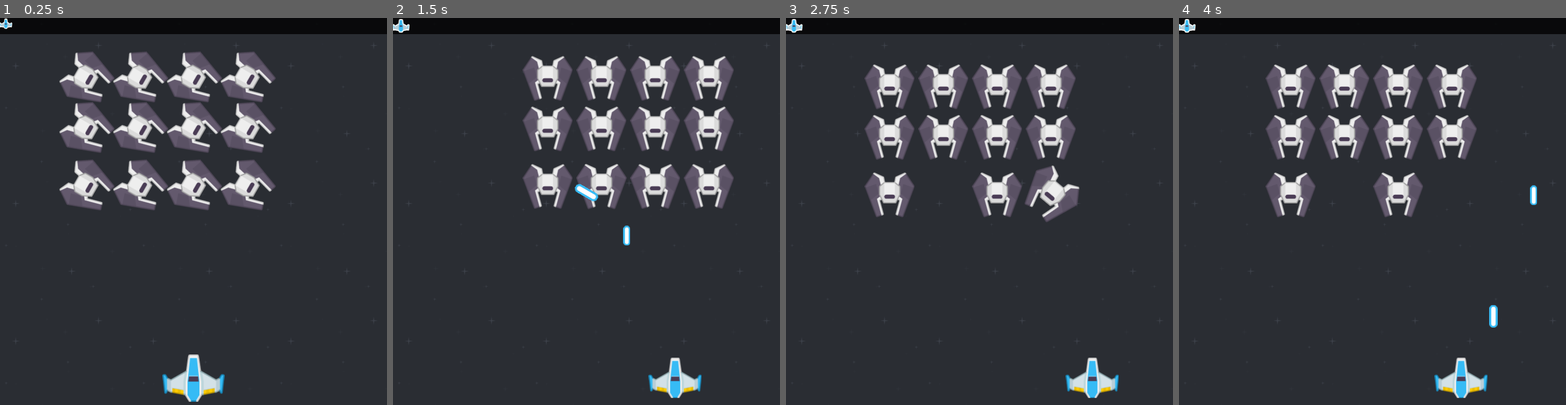
Above: before the commit, frames 1-4 (left to right).
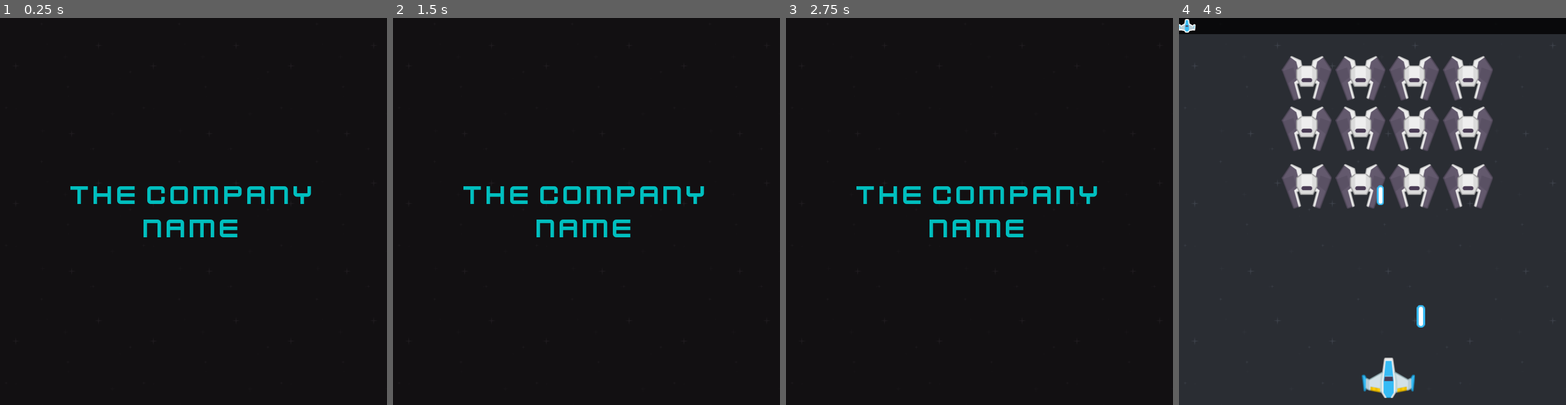
Above: after the commit, the same moments.

Repository: MatiasVME/Spaceship3000
Game: Godot game, scene res://MainScreens/Splash/Splash.tscn
Two runs of this game, one before a commit and one after it. Both use one fixed random seed, a clock stepped at 60 frames per second and the inputs below. Before the commit the project starts from res://Game/Levels/Level.tscn.
Inputs:
- Up to frame 1 (0.25 s): no input
- Up to frame 2 (1.5 s): tap Enter (ui_accept) at 0.5, 0.77 s; hold Right (ui_right) 0.53-1.28 s; hold Left (ui_left) from 1.28 s (still down)
- Up to frame 3 (2.75 s): tap Enter (ui_accept) at 1.52 s; release Left (ui_left) at 2.03 s; hold Right (ui_right) from 2.03 s (still down)
- Up to frame 4 (4 s): tap Enter (ui_accept) at 3.02, 3.77 s; release Right (ui_right) at 3.53 s; hold Left (ui_left) from 3.53 s (still down)

The runs differ from the first frame. In frame 1, 96% of the frame differs, in the area x 0-100%, y 0-100%; in frame 2, 96%; in frame 3, 96%; in frame 4, 17%.

Commit message:
Se cambia el render a Mobile

Diff:
--- a/Autoloads/Curtain.gd
+++ b/Autoloads/Curtain.gd
@@ -1,10 +1,10 @@
 extends Control
 
 func change_scene_to_file(scene):
-	await get_tree().create_timer(1.0).timeout
+	$Anim.play("show")
+	await $Anim.animation_finished
 
-	$Anim.play("show")
 	get_tree().change_scene_to_file(scene)
+
 	$Anim.play_backwards("show")
-
-	await get_tree().create_timer(1.0).timeout
+	await $Anim.animation_finished
--- a/Autoloads/Curtain.tscn
+++ b/Autoloads/Curtain.tscn
@@ -14,12 +14,12 @@
 "times": PackedFloat32Array(0),
 "transitions": PackedFloat32Array(1),
 "update": 0,
-"values": [Color(0, 0, 0, 1)]
+"values": [Color(0, 0, 0, 0)]
 }
 
 [sub_resource type="Animation" id="Animation_csg6p"]
 resource_name = "show"
-length = 0.4
+length = 3.0
 tracks/0/type = "value"
 tracks/0/imported = false
 tracks/0/enabled = true
@@ -27,7 +27,7 @@
 tracks/0/interp = 1
 tracks/0/loop_wrap = true
 tracks/0/keys = {
-"times": PackedFloat32Array(0, 0.4),
+"times": PackedFloat32Array(0, 3),
 "transitions": PackedFloat32Array(0.5, 0.5),
 "update": 0,
 "values": [Color(0, 0, 0, 0), Color(0, 0, 0, 1)]
@@ -55,9 +55,10 @@
 anchor_bottom = 1.0
 grow_horizontal = 2
 grow_vertical = 2
-color = Color(0, 0, 0, 1)
+color = Color(0, 0, 0, 0)
 
 [node name="Anim" type="AnimationPlayer" parent="."]
+autoplay = "show"
 libraries = {
 "": SubResource("AnimationLibrary_70duv")
 }
--- a/Autoloads/Main.gd
+++ b/Autoloads/Main.gd
@@ -26,5 +26,4 @@
 
 
 func _on_game_over():
-	Curtain.change_scene_to_file("res://MainScreens/GameOver/GameOver.tscn")
-	pass
+	get_tree().change_scene_to_file("res://MainScreens/GameOver/GameOver.tscn")
--- a/Game/Enemies/Enemy.tscn
+++ b/Game/Enemies/Enemy.tscn
@@ -1,89 +1,89 @@
-[gd_scene load_steps=27 format=3 uid="uid://bvd4isox7pe3i"]
+[gd_scene load_steps=27 format=3 uid="uid://caqm3mnfdkd3"]
 
 [ext_resource type="Script" path="res://Game/Enemies/Enemy.gd" id="1_dqgwq"]
-[ext_resource type="Texture2D" uid="uid://b6ekc8u7p3l6i" path="res://Art/enemyBlack1.png" id="1_lhmjv"]
-[ext_resource type="Texture2D" uid="uid://c4yxteib7umet" path="res://Art/enemyBlack2.png" id="2_c0tdn"]
-[ext_resource type="Texture2D" uid="uid://ct3dm3y54cs7b" path="res://Art/enemyBlack3.png" id="3_kbqxf"]
-[ext_resource type="Texture2D" uid="uid://c4gaujxifwofr" path="res://Art/enemyBlack4.png" id="4_6plhp"]
-[ext_resource type="Texture2D" uid="uid://bnto27tl0h428" path="res://Art/enemyBlack5.png" id="5_avavr"]
-[ext_resource type="Texture2D" uid="uid://3e703r4es40k" path="res://Art/enemyBlue1.png" id="6_asod7"]
-[ext_resource type="Texture2D" uid="uid://dudc8f076vqqw" path="res://Art/enemyBlue2.png" id="7_epn5l"]
-[ext_resource type="Texture2D" uid="uid://cg5yr4novwyye" path="res://Art/enemyBlue3.png" id="8_f0ewl"]
-[ext_resource type="Texture2D" uid="uid://mv6idbo51exs" path="res://Art/enemyBlue4.png" id="9_h3fh3"]
-[ext_resource type="Texture2D" uid="uid://bgpuoxctk8d6h" path="res://Art/enemyBlue5.png" id="10_xxb40"]
-[ext_resource type="Texture2D" uid="uid://dlcq3r007xcs4" path="res://Art/enemyGreen1.png" id="11_opf3j"]
-[ext_resource type="Texture2D" uid="uid://bhop4h4cu0cw6" path="res://Art/enemyGreen2.png" id="12_gbx2j"]
-[ext_resource type="Texture2D" uid="uid://cem5fja4g7eg3" path="res://Art/enemyGreen3.png" id="13_yttx4"]
-[ext_resource type="Texture2D" uid="uid://dt0mucam5q781" path="res://Art/enemyGreen4.png" id="14_nxf8t"]
-[ext_resource type="Texture2D" uid="uid://brbgis3e2fxp0" path="res://Art/enemyGreen5.png" id="15_fgnic"]
-[ext_resource type="Texture2D" uid="uid://cljnwcus1lld1" path="res://Art/enemyRed1.png" id="16_powlt"]
-[ext_resource type="Texture2D" uid="uid://bd4xbc1cj86w7" path="res://Art/enemyRed2.png" id="17_cgx1o"]
-[ext_resource type="Texture2D" uid="uid://b4hps66h86blx" path="res://Art/enemyRed3.png" id="18_jc2l1"]
-[ext_resource type="Texture2D" uid="uid://dyn7rvo366i0d" path="res://Art/enemyRed4.png" id="19_1sncd"]
-[ext_resource type="Texture2D" uid="uid://6xpqnvyx33do" path="res://Art/enemyRed5.png" id="20_k0a2i"]
+[ext_resource type="Texture2D" uid="uid://b6ekc8u7p3l6i" path="res://Game/Enemies/EnemySkin/enemyBlack1.png" id="2_q8vpd"]
+[ext_resource type="Texture2D" uid="uid://c4yxteib7umet" path="res://Game/Enemies/EnemySkin/enemyBlack2.png" id="3_pl2pu"]
+[ext_resource type="Texture2D" uid="uid://ct3dm3y54cs7b" path="res://Game/Enemies/EnemySkin/enemyBlack3.png" id="4_2sd70"]
+[ext_resource type="Texture2D" uid="uid://c4gaujxifwofr" path="res://Game/Enemies/EnemySkin/enemyBlack4.png" id="5_23uke"]
+[ext_resource type="Texture2D" uid="uid://bnto27tl0h428" path="res://Game/Enemies/EnemySkin/enemyBlack5.png" id="6_ujsc0"]
+[ext_resource type="Texture2D" uid="uid://3e703r4es40k" path="res://Game/Enemies/EnemySkin/enemyBlue1.png" id="7_dfbed"]
+[ext_resource type="Texture2D" uid="uid://dudc8f076vqqw" path="res://Game/Enemies/EnemySkin/enemyBlue2.png" id="8_tcxpr"]
+[ext_resource type="Texture2D" uid="uid://cg5yr4novwyye" path="res://Game/Enemies/EnemySkin/enemyBlue3.png" id="9_bkonb"]
+[ext_resource type="Texture2D" uid="uid://mv6idbo51exs" path="res://Game/Enemies/EnemySkin/enemyBlue4.png" id="10_rva8b"]
+[ext_resource type="Texture2D" uid="uid://bgpuoxctk8d6h" path="res://Game/Enemies/EnemySkin/enemyBlue5.png" id="11_yidk5"]
+[ext_resource type="Texture2D" uid="uid://dlcq3r007xcs4" path="res://Game/Enemies/EnemySkin/enemyGreen1.png" id="12_4haio"]
+[ext_resource type="Texture2D" uid="uid://bhop4h4cu0cw6" path="res://Game/Enemies/EnemySkin/enemyGreen2.png" id="13_c0g2d"]
+[ext_resource type="Texture2D" uid="uid://cem5fja4g7eg3" path="res://Game/Enemies/EnemySkin/enemyGreen3.png" id="14_u3v1h"]
+[ext_resource type="Texture2D" uid="uid://dt0mucam5q781" path="res://Game/Enemies/EnemySkin/enemyGreen4.png" id="15_migi6"]
+[ext_resource type="Texture2D" uid="uid://brbgis3e2fxp0" path="res://Game/Enemies/EnemySkin/enemyGreen5.png" id="16_huiem"]
+[ext_resource type="Texture2D" uid="uid://cljnwcus1lld1" path="res://Game/Enemies/EnemySkin/enemyRed1.png" id="17_5w44a"]
+[ext_resource type="Texture2D" uid="uid://bd4xbc1cj86w7" path="res://Game/Enemies/EnemySkin/enemyRed2.png" id="18_nh3j6"]
+[ext_resource type="Texture2D" uid="uid://b4hps66h86blx" path="res://Game/Enemies/EnemySkin/enemyRed3.png" id="19_2k1ge"]
+[ext_resource type="Texture2D" uid="uid://dyn7rvo366i0d" path="res://Game/Enemies/EnemySkin/enemyRed4.png" id="20_03fp3"]
+[ext_resource type="Texture2D" uid="uid://6xpqnvyx33do" path="res://Game/Enemies/EnemySkin/enemyRed5.png" id="21_hfp36"]
 
 [sub_resource type="SpriteFrames" id="SpriteFrames_rdbtg"]
 animations = [{
 "frames": [{
 "duration": 1.0,
-"texture": ExtResource("1_lhmjv")
+"texture": ExtResource("2_q8vpd")
 }, {
 "duration": 1.0,
-"texture": ExtResource("2_c0tdn")
+"texture": ExtResource("3_pl2pu")
 }, {
 "duration": 1.0,
-"texture": ExtResource("3_kbqxf")
+"texture": ExtResource("4_2sd70")
 }, {
 "duration": 1.0,
-"texture": ExtResource("4_6plhp")
+"texture": ExtResource("5_23uke")
 }, {
 "duration": 1.0,
-"texture": ExtResource("5_avavr")
+"texture": ExtResource("6_ujsc0")
 }, {
 "duration": 1.0,
-"texture": ExtResource("6_asod7")
+"texture": ExtResource("7_dfbed")
 }, {
 "duration": 1.0,
-"texture": ExtResource("7_epn5l")
+"texture": ExtResource("8_tcxpr")
 }, {
 "duration": 1.0,
-"texture": ExtResource("8_f0ewl")
+"texture": ExtResource("9_bkonb")
 }, {
 "duration": 1.0,
-"texture": ExtResource("9_h3fh3")
+"texture": ExtResource("10_rva8b")
 }, {
 "duration": 1.0,
-"texture": ExtResource("10_xxb40")
+"texture": ExtResource("11_yidk5")
 }, {
 "duration": 1.0,
-"texture": ExtResource("11_opf3j")
+"texture": ExtResource("12_4haio")
 }, {
 "duration": 1.0,
-"texture": ExtResource("12_gbx2j")
+"texture": ExtResource("13_c0g2d")
 }, {
 "duration": 1.0,
-"texture": ExtResource("13_yttx4")
+"texture": ExtResource("14_u3v1h")
 }, {
 "duration": 1.0,
-"texture": ExtResource("14_nxf8t")
+"texture": ExtResource("15_migi6")
 }, {
 "duration": 1.0,
-"texture": ExtResource("15_fgnic")
+"texture": ExtResource("16_huiem")
 }, {
 "duration": 1.0,
-"texture": ExtResource("16_powlt")
+"texture": ExtResource("17_5w44a")
 }, {
 "duration": 1.0,
-"texture": ExtResource("17_cgx1o")
+"texture": ExtResource("18_nh3j6")
 }, {
 "duration": 1.0,
-"texture": ExtResource("18_jc2l1")
+"texture": ExtResource("19_2k1ge")
 }, {
 "duration": 1.0,
-"texture": ExtResource("19_1sncd")
+"texture": ExtResource("20_03fp3")
 }, {
 "duration": 1.0,
-"texture": ExtResource("20_k0a2i")
+"texture": ExtResource("21_hfp36")
 }],
 "loop": true,
 "name": &"level",
--- a/Game/Players/Player.tscn
+++ b/Game/Players/Player.tscn
@@ -1,110 +1,21 @@
-[gd_scene load_steps=17 format=3 uid="uid://b51q6xeg4gthp"]
+[gd_scene load_steps=8 format=3 uid="uid://b51q6xeg4gthp"]
 
 [ext_resource type="Texture2D" uid="uid://b5a8rv0532bbp" path="res://Game/Players/Blue/playerShip1_blue.png" id="1_6pm8v"]
 [ext_resource type="Script" path="res://Game/Players/Player.gd" id="1_pewy0"]
-[ext_resource type="Texture2D" uid="uid://bxvcqw0p7gjx3" path="res://Game/Players/Blue/playerShip2_blue.png" id="2_3n4jo"]
-[ext_resource type="Texture2D" uid="uid://bm1ut77di12i3" path="res://Game/Players/Blue/playerShip3_blue.png" id="3_boky5"]
-[ext_resource type="Texture2D" uid="uid://dw1kw7ba420j6" path="res://Game/Players/Green/playerShip1_green.png" id="4_o44fc"]
-[ext_resource type="Texture2D" uid="uid://1bcansnamxlj" path="res://Game/Players/Green/playerShip2_green.png" id="5_hb5o3"]
-[ext_resource type="Texture2D" uid="uid://cebc1i21sf8yf" path="res://Game/Players/Green/playerShip3_green.png" id="6_0k74e"]
-[ext_resource type="Texture2D" uid="uid://yt3fdntjidh1" path="res://Game/Players/Red/playerShip1_orange.png" id="7_x6dbu"]
-[ext_resource type="Texture2D" uid="uid://la2co7rgnfgi" path="res://Game/Players/Red/playerShip2_orange.png" id="8_7vtj6"]
-[ext_resource type="Texture2D" uid="uid://d3trwj4g7lkmd" path="res://Game/Players/Red/playerShip3_orange.png" id="9_w0twu"]
-
-[sub_resource type="SpriteFrames" id="SpriteFrames_v1bje"]
-animations = [{
-"frames": [{
-"duration": 1.0,
-"texture": ExtResource("1_6pm8v")
-}, {
-"duration": 1.0,
-"texture": ExtResource("2_3n4jo")
-}, {
-"duration": 1.0,
-"texture": ExtResource("3_boky5")
-}],
-"loop": true,
-"name": &"blue",
-"speed": 5.0
-}, {
-"frames": [{
-"duration": 1.0,
-"texture": ExtResource("4_o44fc")
-}, {
-"duration": 1.0,
-"texture": ExtResource("5_hb5o3")
-}, {
-"duration": 1.0,
-"texture": ExtResource("6_0k74e")
-}],
-"loop": true,
-"name": &"green",
-"speed": 5.0
-}, {
-"frames": [{
-"duration": 1.0,
-"texture": ExtResource("7_x6dbu")
-}, {
-"duration": 1.0,
-"texture": ExtResource("8_7vtj6")
-}, {
-"duration": 1.0,
-"texture": ExtResource("9_w0twu")
-}],
-"loop": true,
-"name": &"red",
-"speed": 5.0
-}]
 
 [sub_resource type="CircleShape2D" id="CircleShape2D_kq478"]
 radius = 30.0
 
 [sub_resource type="Animation" id="Animation_3dthj"]
 length = 0.001
-tracks/0/type = "value"
-tracks/0/imported = false
-tracks/0/enabled = true
-tracks/0/path = NodePath("Sprites:scale")
-tracks/0/interp = 1
-tracks/0/loop_wrap = true
-tracks/0/keys = {
-"times": PackedFloat32Array(0),
-"transitions": PackedFloat32Array(1),
-"update": 0,
-"values": [Vector2(1, 1)]
-}
+
+[sub_resource type="Animation" id="Animation_vm2ro"]
+resource_name = "dead"
+length = 0.6
 
 [sub_resource type="Animation" id="Animation_vrc7q"]
 resource_name = "show"
 length = 0.6
-tracks/0/type = "value"
-tracks/0/imported = false
-tracks/0/enabled = true
-tracks/0/path = NodePath("Sprites:scale")
-tracks/0/interp = 1
-tracks/0/loop_wrap = true
-tracks/0/keys = {
-"times": PackedFloat32Array(0, 0.3, 0.6),
-"transitions": PackedFloat32Array(0.5, 2, 1),
-"update": 0,
-"values": [Vector2(1e-05, 1e-05), Vector2(1.2, 1.2), Vector2(1, 1)]
-}
-
-[sub_resource type="Animation" id="Animation_vm2ro"]
-resource_name = "dead"
-length = 0.6
-tracks/0/type = "value"
-tracks/0/imported = false
-tracks/0/enabled = true
-tracks/0/path = NodePath("Sprites:scale")
-tracks/0/interp = 1
-tracks/0/loop_wrap = true
-tracks/0/keys = {
-"times": PackedFloat32Array(0, 0.3, 0.6),
-"transitions": PackedFloat32Array(0.5, 2, 0.5),
-"update": 0,
-"values": [Vector2(1, 1), Vector2(1.2, 1.2), Vector2(1e-05, 1e-05)]
-}
 
 [sub_resource type="AnimationLibrary" id="AnimationLibrary_buk0b"]
 _data = {
@@ -116,9 +27,8 @@
 [node name="Player" type="Area2D"]
 script = ExtResource("1_pewy0")
 
-[node name="Sprites" type="AnimatedSprite2D" parent="."]
-sprite_frames = SubResource("SpriteFrames_v1bje")
-animation = &"blue"
+[node name="Sprite" type="Sprite2D" parent="."]
+texture = ExtResource("1_6pm8v")
 
 [node name="Collision" type="CollisionShape2D" parent="."]
 shape = SubResource("CircleShape2D_kq478")
--- /dev/null
+++ b/MainScreens/Splash/Splash.gd
@@ -0,0 +1,4 @@
+extends Control
+
+func _ready():
+	Curtain.change_scene_to_file("res://Game/Levels/Level.tscn")
--- /dev/null
+++ b/MainScreens/Splash/Splash.tscn
@@ -0,0 +1,50 @@
+[gd_scene load_steps=5 format=3 uid="uid://csdmur7fhb733"]
+
+[ext_resource type="Script" path="res://MainScreens/Splash/Splash.gd" id="1_xipwu"]
+[ext_resource type="Texture2D" uid="uid://b8pklt5b1wj2e" path="res://Backgrounds/black.png" id="2_n6gba"]
+[ext_resource type="FontFile" uid="uid://d4lwwgbtr4u4d" path="res://Fonts/kenvector_future.ttf" id="3_27lam"]
+
+[sub_resource type="LabelSettings" id="LabelSettings_83vhw"]
+font = ExtResource("3_27lam")
+font_size = 52
+font_color = Color(0, 0.74902, 0.74902, 1)
+
+[node name="Splash" type="Control"]
+layout_mode = 3
+anchors_preset = 15
+anchor_right = 1.0
+anchor_bottom = 1.0
+grow_horizontal = 2
+grow_vertical = 2
+script = ExtResource("1_xipwu")
+
+[node name="Background" type="TextureRect" parent="."]
+layout_mode = 1
+anchors_preset = 15
+anchor_right = 1.0
+anchor_bottom = 1.0
+grow_horizontal = 2
+grow_vertical = 2
+texture = ExtResource("2_n6gba")
+stretch_mode = 1
+
+[node name="Center" type="CenterContainer" parent="."]
+layout_mode = 1
+anchors_preset = 8
+anchor_left = 0.5
+anchor_top = 0.5
+anchor_right = 0.5
+anchor_bottom = 0.5
+offset_left = -20.0
+offset_top = -20.0
+offset_right = 20.0
+offset_bottom = 20.0
+grow_horizontal = 2
+grow_vertical = 2
+
+[node name="GameOver" type="Label" parent="Center"]
+layout_mode = 2
+text = "THE COMPANY
+NAME"
+label_settings = SubResource("LabelSettings_83vhw")
+horizontal_alignment = 1
--- a/project.godot
+++ b/project.godot
@@ -11,7 +11,7 @@
 [application]
 
 config/name="Spaceship 3000"
-run/main_scene="res://Game/Levels/Level.tscn"
+run/main_scene="res://MainScreens/Splash/Splash.tscn"
 config/features=PackedStringArray("4.0", "GL Compatibility")
 config/icon="res://icon.svg"
 
@@ -29,4 +29,4 @@
 
 [rendering]
 
-renderer/rendering_method="gl_compatibility"
+renderer/rendering_method="mobile"
Not shown: 1 places in Autoloads/Curtain.tscn that only renumber resources
Renamed: Art/enemyBlack1.png -> Game/Enemies/EnemySkin/enemyBlack1.png
Not shown, changed: Game/Enemies/EnemySkin/enemyBlack1.png.import
Renamed: Art/enemyBlack2.png -> Game/Enemies/EnemySkin/enemyBlack2.png
Not shown, changed: Game/Enemies/EnemySkin/enemyBlack2.png.import
Renamed: Art/enemyBlack3.png -> Game/Enemies/EnemySkin/enemyBlack3.png
Not shown, changed: Game/Enemies/EnemySkin/enemyBlack3.png.import
Renamed: Art/enemyBlack4.png -> Game/Enemies/EnemySkin/enemyBlack4.png
Not shown, changed: Game/Enemies/EnemySkin/enemyBlack4.png.import
Renamed: Art/enemyBlack5.png -> Game/Enemies/EnemySkin/enemyBlack5.png
Not shown, changed: Game/Enemies/EnemySkin/enemyBlack5.png.import
Renamed: Art/enemyBlue1.png -> Game/Enemies/EnemySkin/enemyBlue1.png
(and 30 more such lines)
